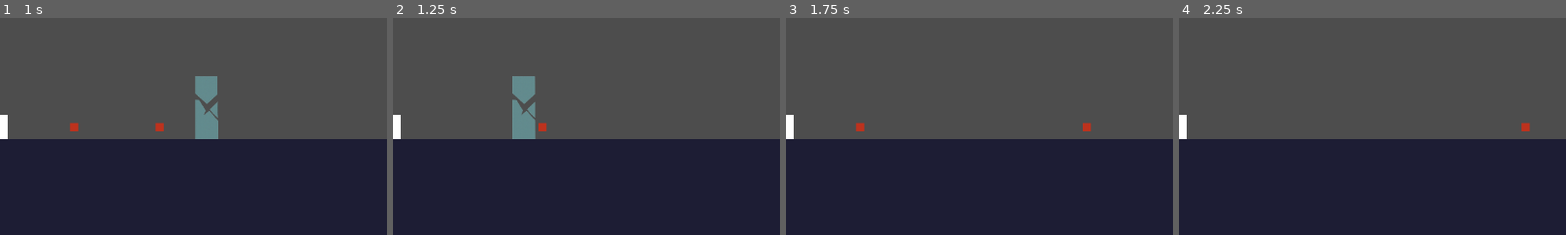
Above: before the commit, frames 1-4 (left to right).
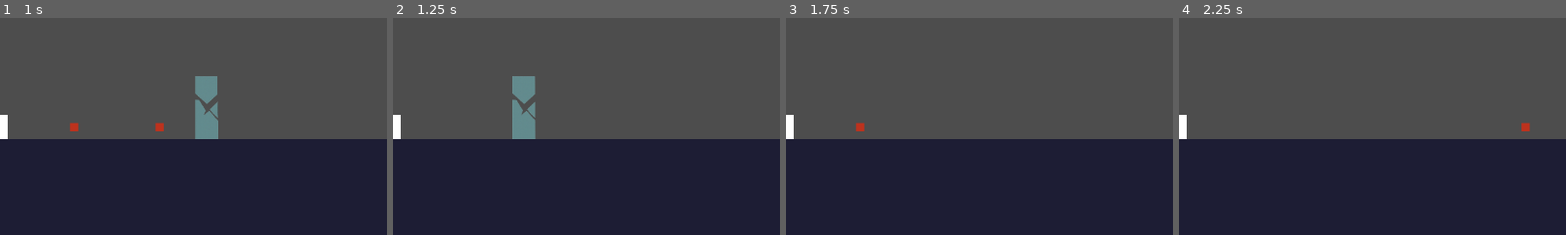
Above: after the commit, the same moments.

Repository: Varreaux/W3Game
Game: Godot game, scene res://main.tscn
Two runs of this game, one before a commit and one after it. Both use one fixed random seed, a clock stepped at 60 frames per second and the inputs below.
Inputs:
- Up to frame 1 (1 s): tap Enter (ui_accept) at 0.5, 0.77 s; hold Right (ui_right) from 0.53 s (still down)
- Up to frame 2 (1.25 s): keep holding Right (ui_right)
- Up to frame 3 (1.75 s): keep holding Right (ui_right); tap Enter (ui_accept) at 1.52 s
- Up to frame 4 (2.25 s): release Right (ui_right) at 2.03 s; hold Left (ui_left) from 2.03 s (still down)
The pictures show only the part of the screen within x 50-100%, y 26-76%; the shares and areas given below are measured in that part.

Frame 1 is identical in both runs. In frame 2, less than 0.1% of the frame differs, in the area x 37-40%, y 48-53%; in frame 3, less than 0.1%; in frame 4, nothing differs.

Commit message:
door is now breakable with any bullet

Diff:
--- a/breakable_door.gd
+++ b/breakable_door.gd
@@ -12,7 +12,8 @@
 
 
 func _on_hitbox_area_entered(area: Area2D) -> void:
-	if area.name == "bullet":
+	#if area.name == "bullet":
+	if area.is_in_group("bullets"):
 		area.queue_free()
 		$AnimatedSprite2D.play("breaking")  # Play the animation
 		await get_tree().create_timer(.3).timeout  # Wait 2 seconds
--- a/bullet.gd
+++ b/bullet.gd
@@ -3,7 +3,9 @@
 @export var speed := 600.0
 # Called when the node enters the scene tree for the first time.
 func _ready() -> void:
-	pass # Replace with function body.
+	add_to_group("bullets")
+	#name = "bullet"
+	#pass # Replace with function body.
 
 
 # Called every frame. 'delta' is the elapsed time since the previous frame.
